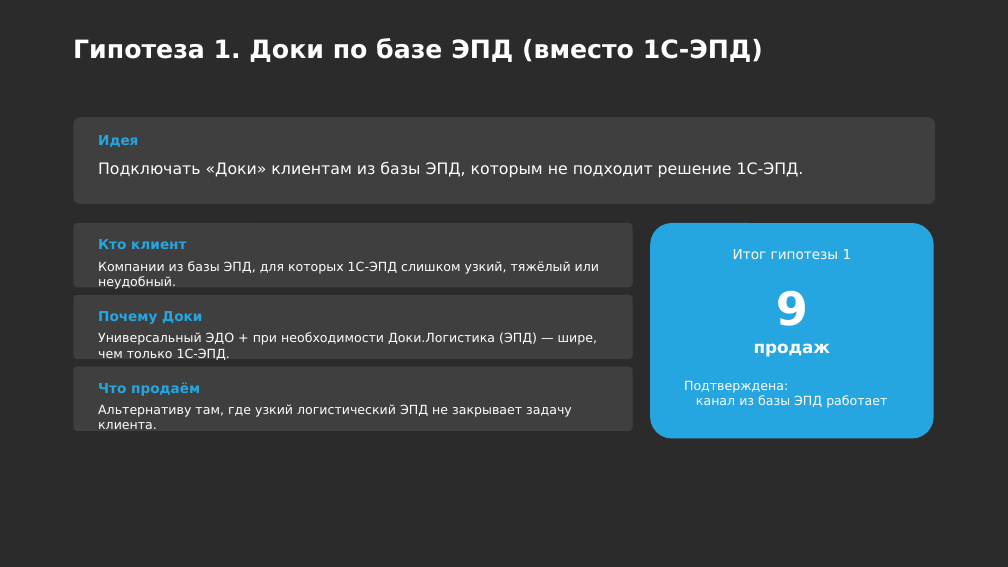
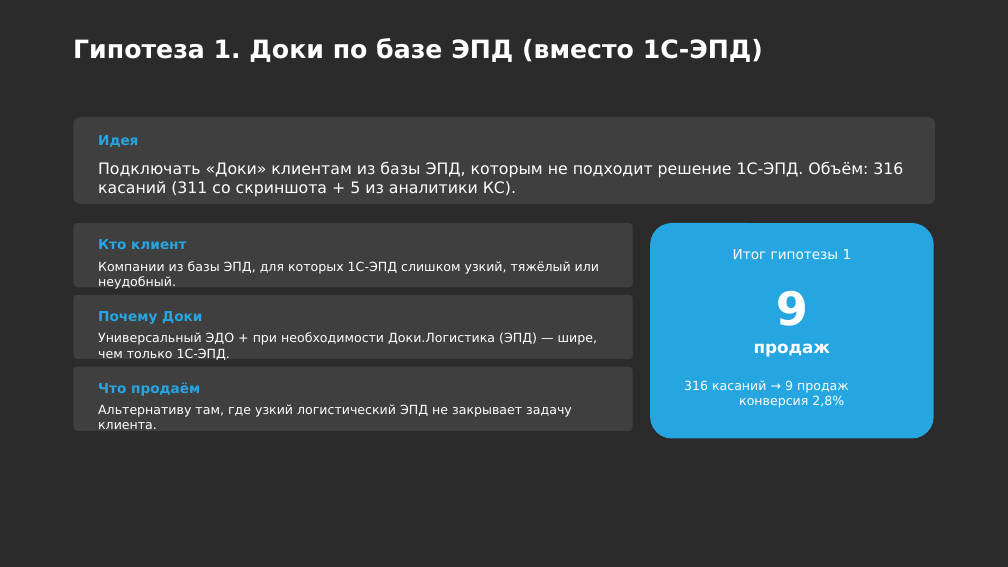
Before and after one commit to daaanilNikonov/for-lisa, a slide deck: slide 7 of presentation/Доки_Аналитика_защита_и_тиражирование.pptx (slide 4 before the commit). Drawn at 1008x567 pixels with LibreOffice and Linux fonts; fonts in the diff are those of the drawing; background and template pictures are left out; a plain dark background stands for a picture behind light text. Boxes give left, top, right and bottom in pixels: in the first picture for what was removed or moved away, otherwise in the second. Text is boxed around its words. In the diff, an @@ line names an element or a change of style, - is before the commit and + after.

```diff
--- a/presentation/Доки_Аналитика_защита_и_тиражирование.pptx
+++ b/presentation/Доки_Аналитика_защита_и_тиражирование.pptx
@@ text at (x1=98, y1=162, x2=903, y2=197): text changed @@
-Подключать «Доки» клиентам из базы ЭПД, которым не подходит решение 1С-ЭПД.
+Подключать «Доки» клиентам из базы ЭПД, которым не подходит решение 1С-ЭПД. Объём: 316 касаний (311 со скриншота + 5 из аналитики КС).
@@ text at (x1=684, y1=380, x2=849, y2=408): text changed @@
-Подтверждена:
-канал из базы ЭПД работает
+316 касаний → 9 продаж
+конверсия 2,8%
```
Also in this commit, not shown: 7 other slides changed, 3 slides added, 2 other files.
